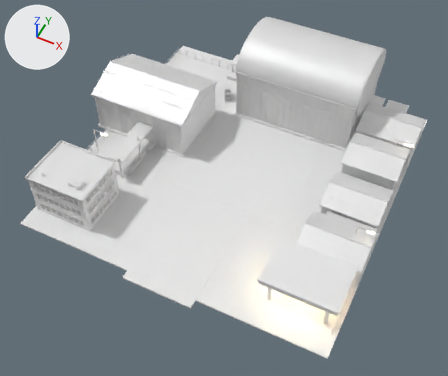
One commit to the FBX model Assets/Art/KayseriIsland/Models/Silver/Phase3/Market_P3.fbx: the scene before it, then after it.
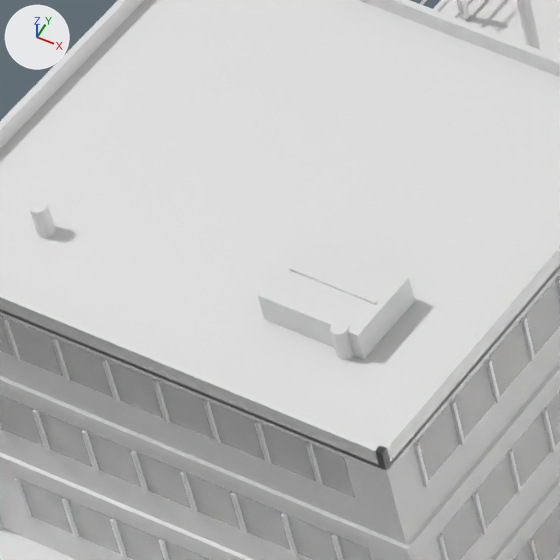
Old and new are each drawn whole from a 50 mm lens placed at (42.7, 34.3, 113.1), pointed at (0.4, 119.0, 7.1) and again close up on the part from 8% to 23% of the width and 40% to 57% of the height. Arrows for +X, +Y and +Z are at upper left; the lights stay in place. The last two pictures show the newer version. Where no turn or scale is listed for an object, it has been applied to the vertices. Vertices at exactly the same position are counted once.

Objects in the first close-up: 'Market.Lamp3', 'Market.Office', 'Market.Pad' and 1 more.
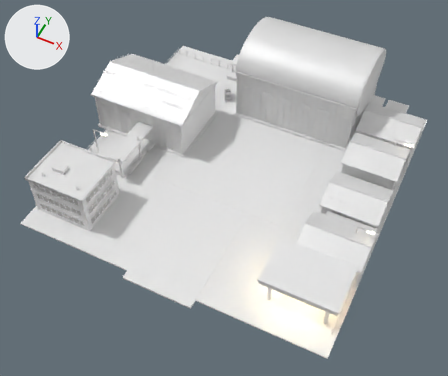
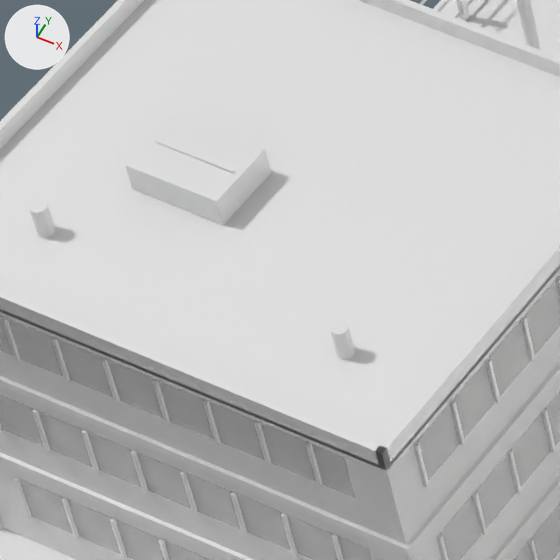
Where the change shows, as pixel boxes (x1, y1, x2, y2) in the close-ups (560 x 560 px; the box of a moved part takes in the faces that stretch with it):
```json
{"part": 1, "of": "me_market_office_001", "change": "moved or reshaped", "before": [258, 238, 415, 359], "after": [125, 114, 271, 225]}
{"part": 2, "of": "me_market_office_001", "change": "moved or reshaped", "before": [289, 267, 377, 305], "after": [155, 139, 235, 174]}
```

Edits to the scene script, one JSON object a line:
```json
{"block": "me_market_office_001", "where": "me_market_office_001.from_pydata(...)  # 560 vertices, 864 faces; spans x -7.4..7.4, y -6.4..7.5, z 0.0..11.23"}
{"block": "me_market_office_001", "where": "# used by ob_market_office; location = (-28.0, 102.0, 5.3)"}
{"block": "me_market_office_001", "change": "me_market_office_001 part 1: the loose piece of 8 vertices spanning x 2.04..4.95, y -3.83..-1.73, z 10.32..11.18 is scaled about its middle by (0.942, 0.942, 1), then moved by (-5.56, 2.02, 0.0)"}
{"block": "me_market_office_001", "change": "me_market_office_001 part 2: the loose piece of 8 vertices spanning x 2.25..4.75, y -2.81..-2.74, z 11.16..11.23 is scaled about its middle by (0.942, 1, 1), then moved by (-5.56, 2.02, 0.0)"}
```
